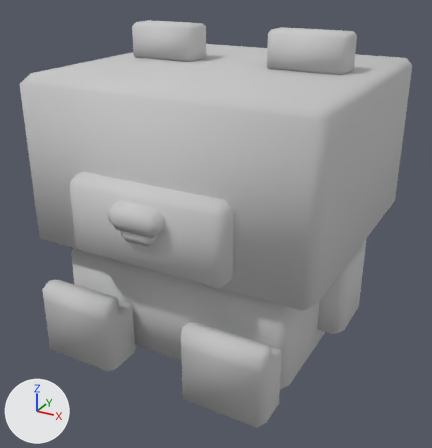
One commit to the FBX model Jenga/Assets/Scenes/Jenga/Model/Polarbear.FBX: the scene before it, then after it.
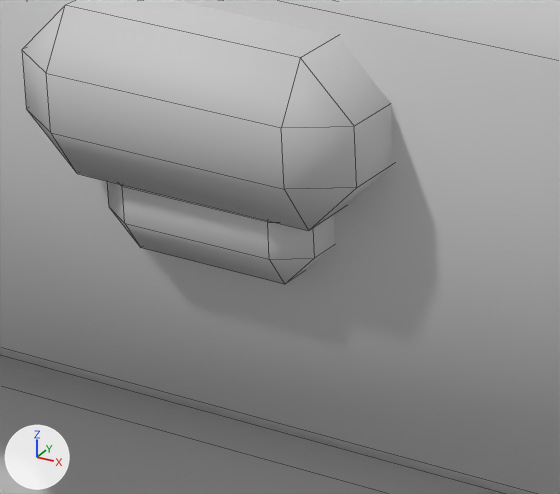
There are two pictures of each version: one whole from a 50 mm lens placed at (1.116, -2.107, 0.845), pointed at (0.004, -0.086, -0.166), one close up on the part from 24% to 44% of the width and 45% to 62% of the height. The lights are fixed; the arrows at lower left show +X, +Y and +Z. The close-ups show mesh edges as thin lines. Where no turn or scale is listed for an object, it has been applied to the vertices.
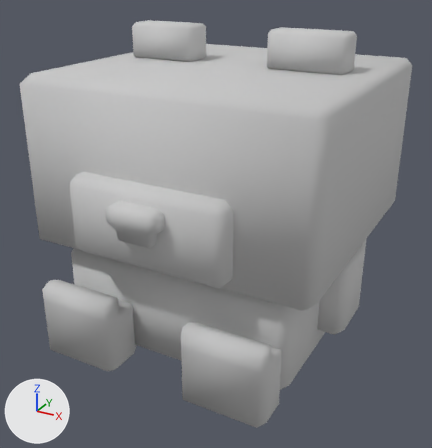
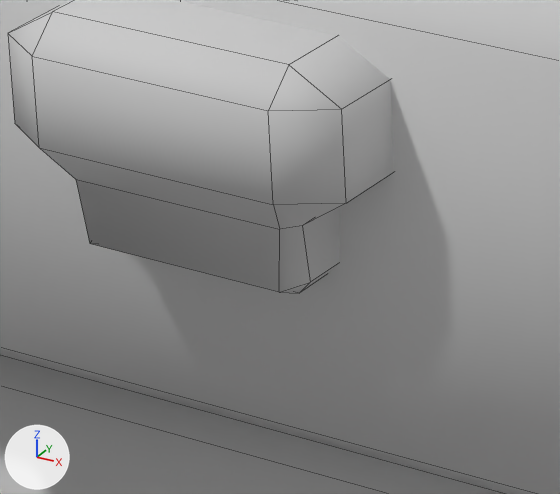
Diff of the bpy script that builds the scene:
```diff
--- a/Jenga/Assets/Scenes/Jenga/Model/Polarbear.FBX.py
+++ b/Jenga/Assets/Scenes/Jenga/Model/Polarbear.FBX.py
@@ me_mesh @@
 # used by ob_box040; location = (0.0, 0.0, 0.0)
-me_mesh.from_pydata(...)  # 356 vertices, 386 faces; spans x -0.597..0.597, y -0.678..0.678, z -0.613..0.613
+me_mesh.from_pydata(...)  # 344 vertices, 367 faces; spans x -0.597..0.597, y -0.688..0.669, z -0.613..0.613
+# me_mesh part 1: the loose piece of 24 vertices spanning x -0.093..0.112, y -0.678..-0.553, z 0.02..0.114 is rebuilt with 40 vertices and now spans x -0.093..0.112, y -0.688..-0.563, z -0.021..0.114
+# me_mesh part 2: the loose piece of 24 vertices spanning x -0.055..0.074, y -0.657..-0.578, z -0.022..0.037 is deleted
 me_mesh.materials.append(mat_material__51)
```

Boxes (x1, y1, x2, y2) around the edits, measured in the close-ups (560 x 494 px):
part 1 of me_mesh, rebuilt
    before: (22, 0, 393, 231)
    after: (8, 0, 394, 293)
part 2 of me_mesh, deleted
    before: (107, 181, 334, 284)
